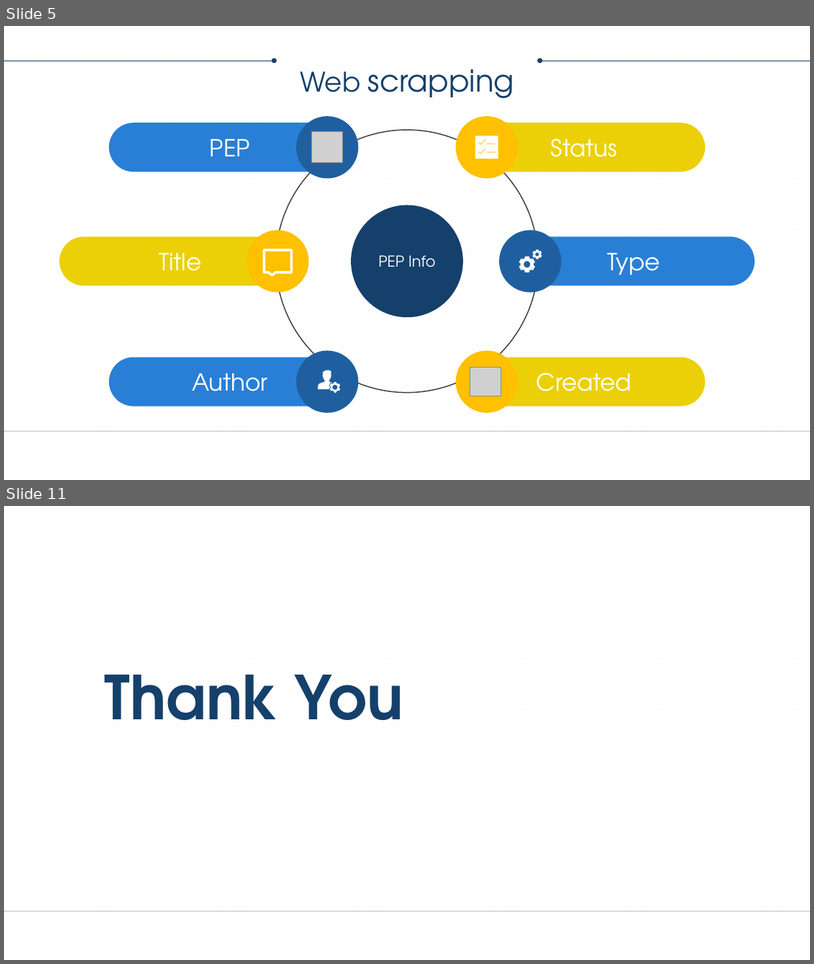
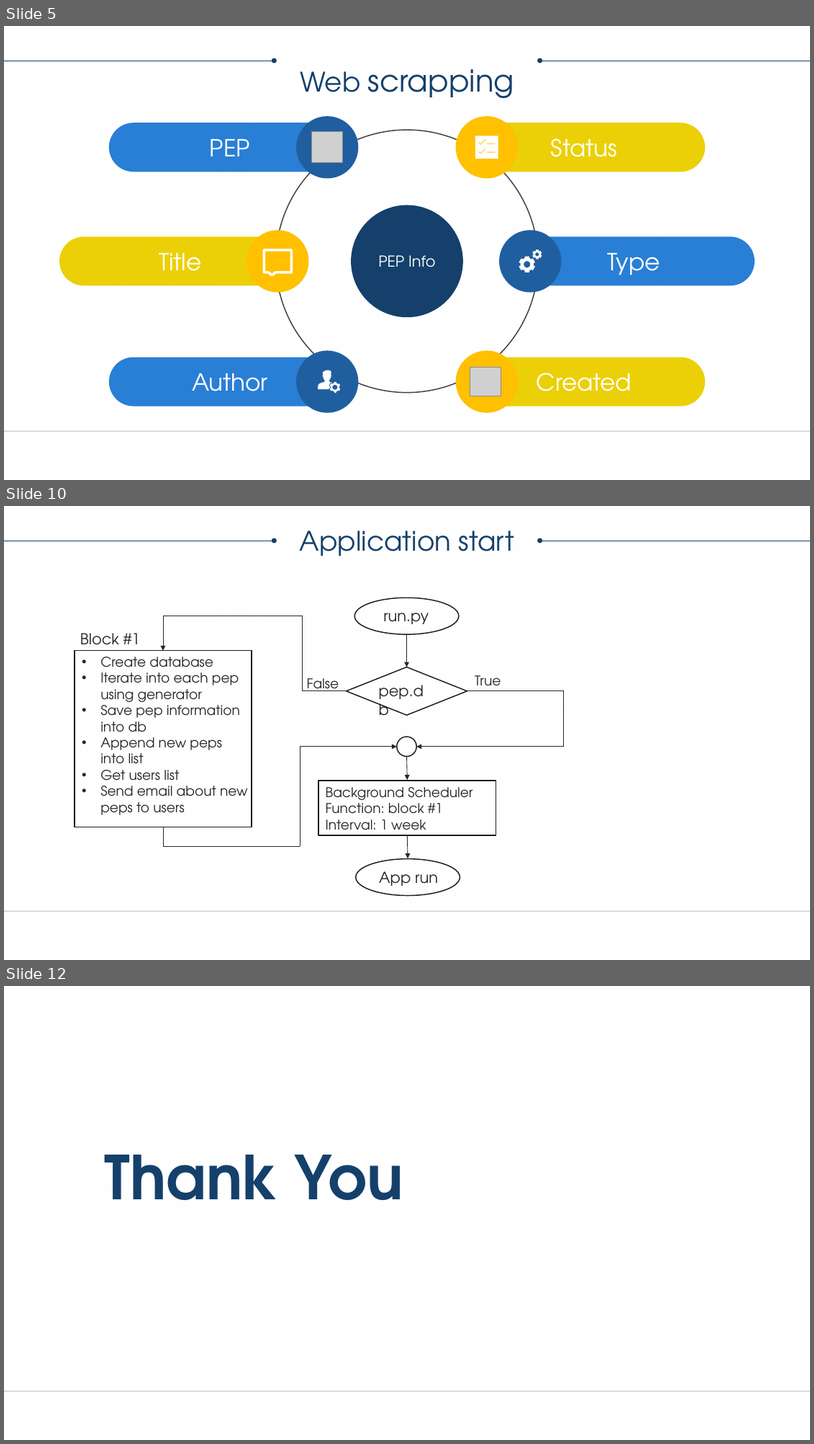
Before and after one commit to segadamyan/peps, a slide deck: PEP's Project.pptx. Shown one above the other, each under a label of ours: slides 5 and 11 before the commit, slides 5, 10 and 12 after it; the slides between them are not shown. The pictures are 814x964 and 814x1444 pixels, drawn with LibreOffice and Linux fonts; fonts in the diff are those of the drawing; grey boxes stand for pictures; background and template pictures are left out. Boxes give left, top, right and bottom in pixels: in the first picture for what was removed or moved away, otherwise in the second. Text is boxed around its words. In the diff, an @@ line names an element or a change of style, - is before the commit and + after.

```diff
--- a/PEP's Project.pptx
+++ b/PEP's Project.pptx
@@ slide 10 added at box(4, 506, 810, 960), background #FFFFFF; not listed: 2 template elements that a slide beside it also shows @@
@@ arrow added from (4, 541) to (275, 541), #143F6A 0.75 pt @@
@@ text added at box(300, 530, 514, 556), 32 pt, text #143F6A @@
+Application start
@@ arrow added from (810, 541) to (540, 541), #143F6A 0.75 pt @@
@@ ellipse added at box(355, 598, 459, 635), outline #1C1C1C 1.25 pt @@
@@ text added at box(383, 613, 429, 624), 18 pt, text #262626 @@
+run.py
@@ text added at box(80, 633, 140, 651), 18 pt, text #262626 @@
+Block #1
@@ line added from (303, 616) to (163, 616), #262626 0.75 pt @@
@@ arrow added from (163, 616) to (163, 651), #262626 0.75 pt @@
@@ line added from (302, 692) to (302, 617), #262626 0.75 pt @@
@@ line added from (407, 634) to (407, 667), #262626 0.75 pt @@
@@ arrow added from (407, 634) to (407, 667), #262626 0.75 pt @@
@@ rectangle added at box(75, 651, 252, 827), outline #1C1C1C 1.25 pt @@
@@ text added at box(100, 656, 248, 815), 16 pt, text #262626 @@
+• Create database
+• Iterate into each pep using generator
+• Save pep information into db
+• Append new peps into list
+• Get users list
+• Send email about new peps to users
@@ text added at box(129, 674, 239, 732), 18 pt, text #262626 @@
+pep.db
@@ text added at box(307, 678, 340, 691), 16 pt, text #262626 @@
+False
@@ diamond added at box(347, 667, 468, 715), outline #1C1C1C 1.25 pt @@
@@ text added at box(475, 675, 501, 691), 16 pt, text #262626 @@
+True
@@ line added from (347, 691) to (303, 691), #262626 0.75 pt @@
@@ line added from (564, 691) to (468, 691), #262626 0.75 pt @@
@@ line added from (564, 691) to (564, 746), #262626 0.75 pt @@
@@ ellipse added at box(397, 736, 417, 757), outline #1C1C1C 1.25 pt @@
@@ arrow added from (300, 746) to (397, 746), #262626 0.75 pt @@
@@ line added from (301, 846) to (301, 746), #262626 0.75 pt @@
@@ arrow added from (407, 757) to (407, 780), #262626 0.75 pt @@
@@ arrow added from (564, 746) to (417, 746), #262626 0.75 pt @@
@@ rectangle added at box(319, 780, 496, 835), outline #1C1C1C 1.25 pt @@
@@ text added at box(326, 787, 473, 836), 16 pt, text #262626 @@
+Background Scheduler
+Function: block #1
+Interval: 1 week
@@ line added from (163, 827) to (163, 846), #262626 0.75 pt @@
@@ line added from (164, 846) to (300, 846), #262626 0.75 pt @@
@@ arrow added from (407, 835) to (408, 858), #262626 0.75 pt @@
@@ ellipse added at box(356, 859, 460, 896), outline #1C1C1C 1.25 pt @@
@@ text added at box(379, 871, 438, 885), 18 pt, text #262626 @@
+App run
@@ what was slide 11 is now slide 12 @@
```
Also in this commit, not shown: 5 slides changed, 1 other slide added, 1 slide removed.
